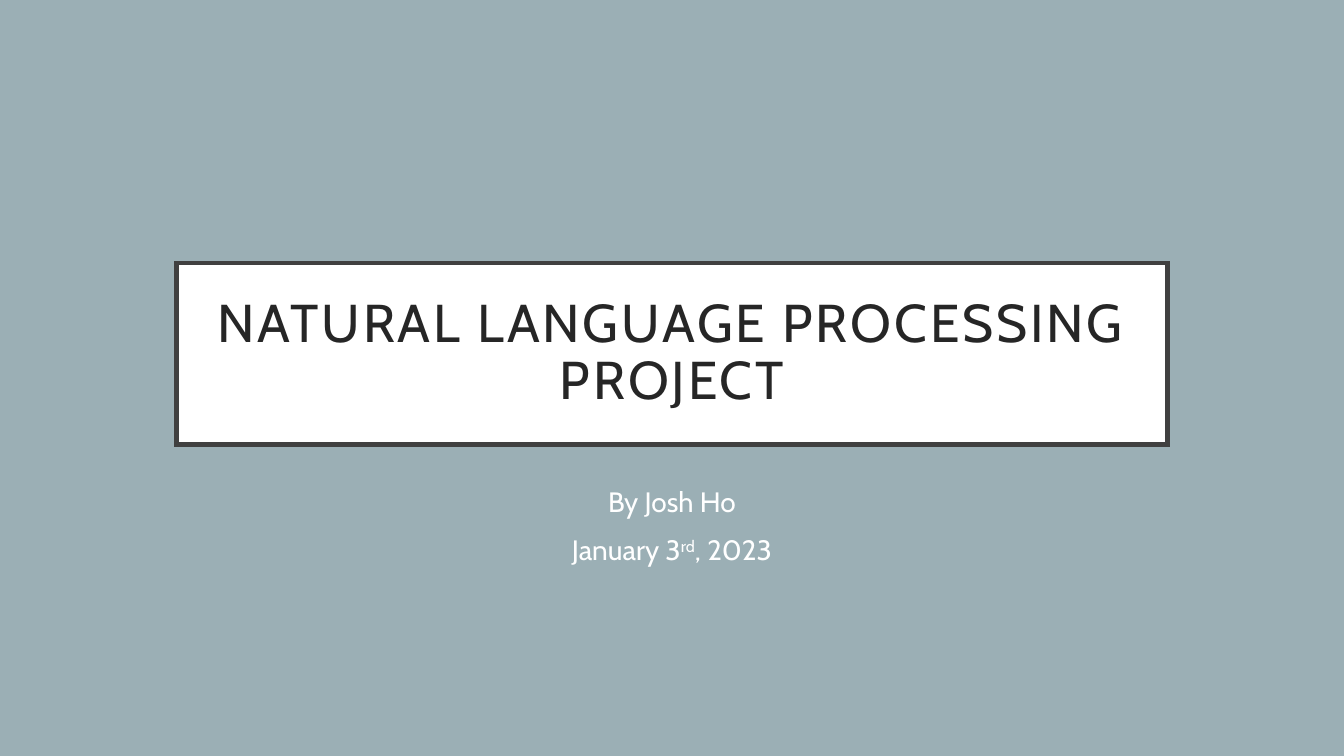
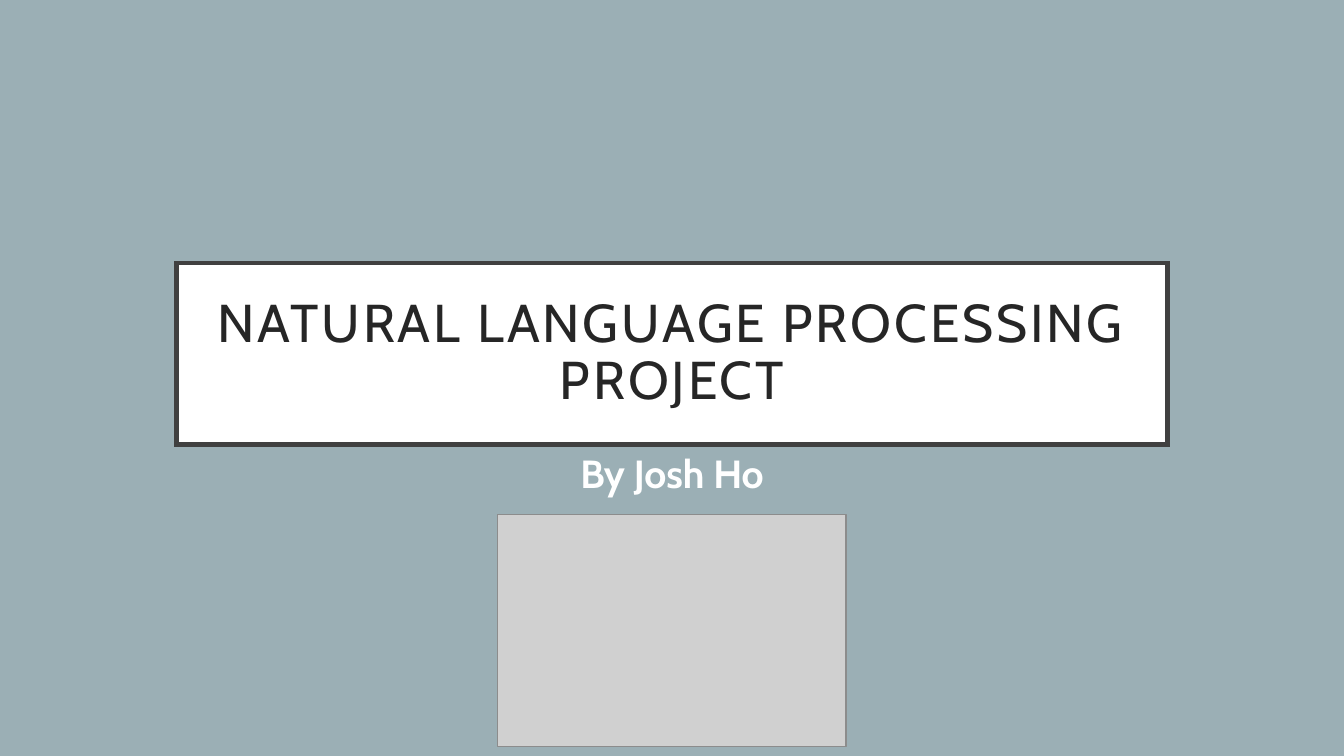
Before and after one commit to joshho77/NLP_Project, a slide deck: slide 1 of NLP Project Slides.pptx. Drawn at 1344x756 pixels with LibreOffice and Linux fonts; fonts in the diff are those of the drawing; grey boxes stand for pictures. Boxes give left, top, right and bottom in pixels: in the first picture for what was removed or moved away, otherwise in the second. Text is boxed around its words. In the diff, an @@ line names an element or a change of style, - is before the commit and + after.

```diff
--- a/NLP Project Slides.pptx
+++ b/NLP Project Slides.pptx
@@ subtitle "By Josh Ho": place and size @@
-subtitle "By Josh Ho" at [572,491,772,566]
+subtitle "By Josh Ho" at [580,459,763,498]
@@ subtitle "By Josh Ho" at [580,459,763,498]: size 20 to 28 pt, bold on @@
@@ picture added at [498,514,846,746] @@
@@ subtitle at [572,540,772,566]: paragraph removed @@
-January 3rd, 2023
```
Also in this commit, not shown: 13 other slides changed, 2 other files.
